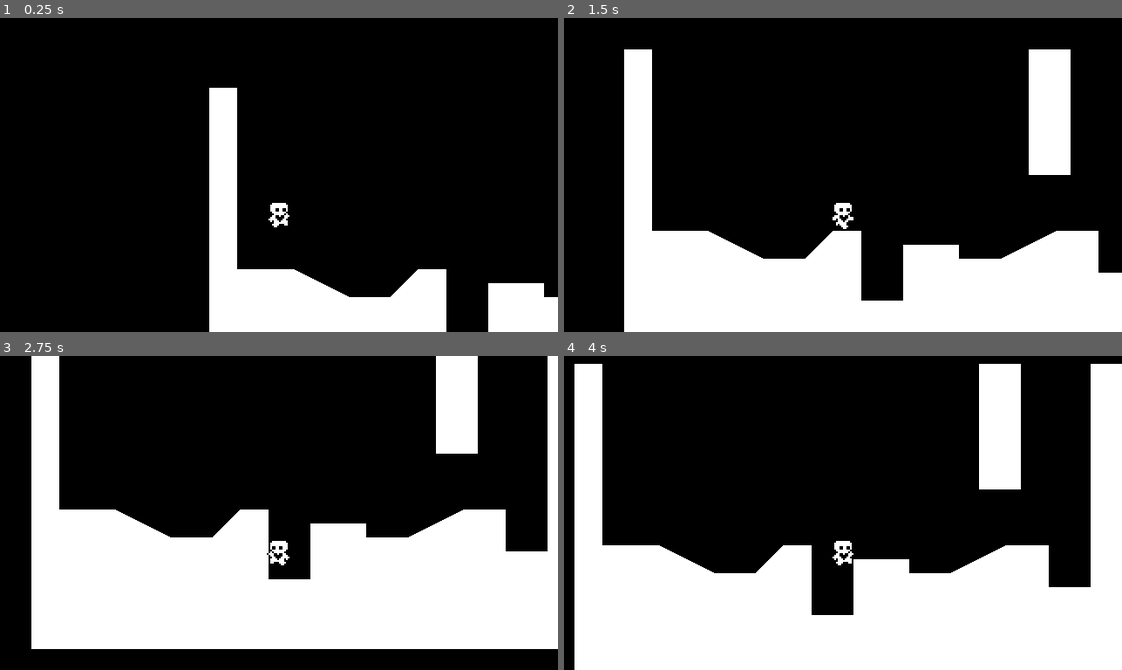
Above: before the commit, frames 1-4 (two rows, left to right).
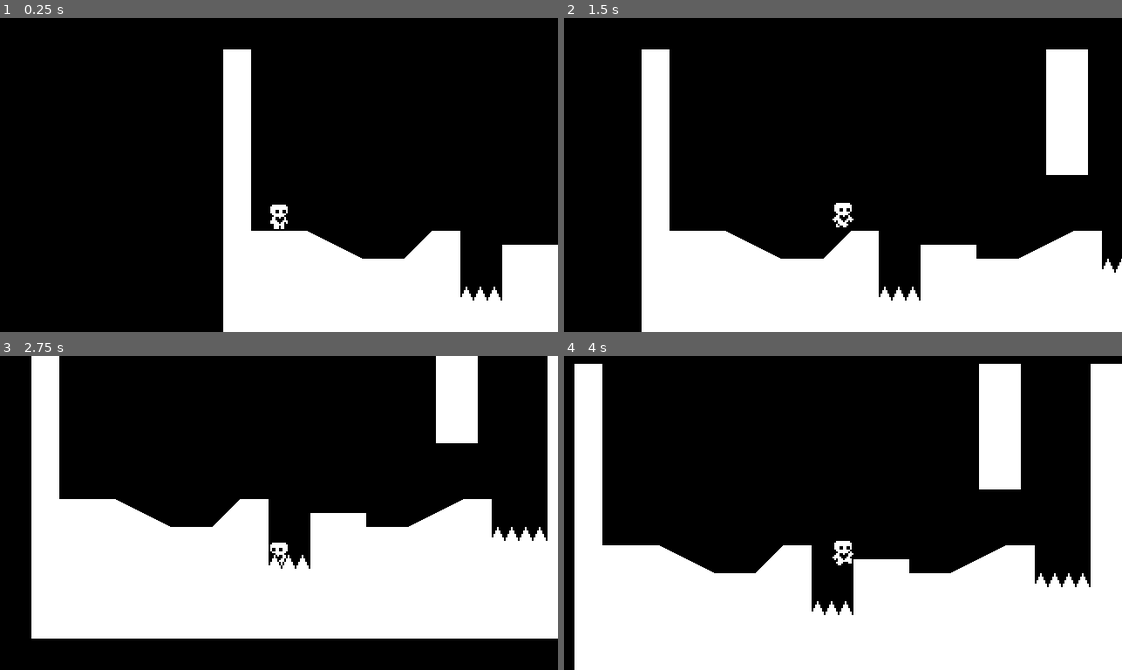
Above: after the commit, the same moments.

Repository: jadeng3/Heart-Platformer
Game: Godot game, scene res://world.tscn
The game is run twice, just before and just after one commit, with the same random seed, the same clock (stepped at 60 frames per second) and the same inputs.
Inputs:
- Up to frame 1 (0.25 s): no input
- Up to frame 2 (1.5 s): hold Right (ui_right) from 0.53 s (still down); tap Up (ui_up) at 0.77 s
- Up to frame 3 (2.75 s): tap Up (ui_up) at 1.52 s; release Right (ui_right) at 2.03 s; hold Left (ui_left) from 2.03 s (still down)
- Up to frame 4 (4 s): release Left (ui_left) at 2.78 s; hold Right (ui_right) from 2.78 s (still down); tap Up (ui_up) at 3.02, 3.77 s

The runs differ from the first frame. In frame 1, 11% of the frame differs, in the area x 37-100%, y 10-100%; in frame 2, 9.6%; in frame 3, 6.8%; in frame 4, 0.6%.

Commit message:
Progress check #5
towards end of video
collision on spike not working

Diff:
--- /dev/null
+++ b/hazard_area.tscn
@@ -0,0 +1,5 @@
+[gd_scene format=3 uid="uid://h5mtf6y36r2j"]
+
+[node name="HazardArea" type="Area2D"]
+collision_layer = 4
+collision_mask = 0
--- a/player.gd
+++ b/player.gd
@@ -44,7 +44,7 @@
 	if is_on_floor() or coyote_jump_timer.time_left > 0.0:
 		if Input.is_action_just_pressed("ui_up"):
 			velocity.y = movement_data.jump_velocity
-	if not is_on_floor():
+	elif not is_on_floor():
 		if Input.is_action_just_released("ui_up") and velocity.y < movement_data.jump_velocity / 2:
 			velocity.y = movement_data.jump_velocity / 2
 
@@ -79,3 +79,8 @@
 
 	if not is_on_floor():
 		animated_sprite_2d.play("jump")
+
+
+
+func _on_hazard_detector_area_entered(area):
+	queue_free()
--- a/player.tscn
+++ b/player.tscn
@@ -81,7 +81,11 @@
 [sub_resource type="RectangleShape2D" id="RectangleShape2D_xliqv"]
 size = Vector2(12, 17)
 
+[sub_resource type="RectangleShape2D" id="RectangleShape2D_4svxq"]
+size = Vector2(6, 12)
+
 [node name="Player" type="CharacterBody2D"]
+collision_layer = 2
 floor_constant_speed = true
 floor_snap_length = 3.0
 script = ExtResource("1_jlyem")
@@ -99,8 +103,19 @@
 shape = SubResource("RectangleShape2D_xliqv")
 
 [node name="CoyoteJumpTimer" type="Timer" parent="."]
-wait_time = 0.15
+wait_time = 0.1
 one_shot = true
 
 [node name="Camera2D" type="Camera2D" parent="."]
 position = Vector2(2.08165e-12, -32)
+
+[node name="HazardDetector" type="Area2D" parent="."]
+collision_layer = 0
+collision_mask = 4
+
+[node name="CollisionShape2D" type="CollisionShape2D" parent="HazardDetector"]
+visible = false
+position = Vector2(0, -7)
+shape = SubResource("RectangleShape2D_4svxq")
+
+[connection signal="area_entered" from="HazardDetector" to="." method="_on_hazard_detector_area_entered"]
--- a/project.godot
+++ b/project.godot
@@ -23,6 +23,12 @@
 window/size/window_height_override=720
 window/stretch/mode="canvas_items"
 
+[layer_names]
+
+2d_physics/layer_1="World"
+2d_physics/layer_2="Player"
+2d_physics/layer_3="Hazards"
+
 [rendering]
 
 textures/canvas_textures/default_texture_filter=0
--- /dev/null
+++ b/spikes.tscn
@@ -0,0 +1,18 @@
+[gd_scene load_steps=3 format=3 uid="uid://dto1sv6o6gicy"]
+
+[ext_resource type="Texture2D" uid="uid://bi7wte0jluggu" path="res://spikes.png" id="1_ie5bw"]
+[ext_resource type="PackedScene" uid="uid://h5mtf6y36r2j" path="res://hazard_area.tscn" id="2_fdnf0"]
+
+[node name="Spikes" type="Node2D"]
+
+[node name="Sprite2D" type="Sprite2D" parent="."]
+texture = ExtResource("1_ie5bw")
+
+[node name="HazardArea" parent="." instance=ExtResource("2_fdnf0")]
+
+[node name="CollisionPolygon2D" type="CollisionPolygon2D" parent="HazardArea"]
+polygon = PackedVector2Array(-8, 8, -5, 2, -4, 2, -1, 8)
+
+[node name="CollisionPolygon2D2" type="CollisionPolygon2D" parent="HazardArea"]
+position = Vector2(8, 0)
+polygon = PackedVector2Array(-8, 8, -5, 2, -4, 2, -1, 8)
--- a/world.tscn
+++ b/world.tscn
@@ -1,7 +1,8 @@
-[gd_scene load_steps=4 format=3 uid="uid://v4v340wh6la7"]
+[gd_scene load_steps=5 format=3 uid="uid://v4v340wh6la7"]
 
 [ext_resource type="Script" path="res://world.gd" id="1_eohc5"]
 [ext_resource type="PackedScene" uid="uid://cb1p43t6jdiid" path="res://player.tscn" id="2_xqtp1"]
+[ext_resource type="Texture2D" uid="uid://bi7wte0jluggu" path="res://spikes.png" id="3_d26m1"]
 
 [sub_resource type="RectangleShape2D" id="RectangleShape2D_lobgb"]
 size = Vector2(24, 72)
@@ -10,16 +11,18 @@
 script = ExtResource("1_eohc5")
 
 [node name="StaticBody2D" type="StaticBody2D" parent="."]
+collision_mask = 0
 
 [node name="CollisionPolygon2D" type="CollisionPolygon2D" parent="StaticBody2D"]
-polygon = PackedVector2Array(0, 0, 16, 0, 16, 104, 48, 104, 80, 120, 104, 120, 120, 104, 136, 104, 136, 144, 160, 144, 160, 112, 192, 112, 192, 120, 216, 120, 248, 104, 272, 104, 272, 128, 296, 128, 296, 0, 320, 0, 320, 176, 320, 184, 0, 184, 0, 176)
+polygon = PackedVector2Array(0, 0, 16, 0, 16, 104, 48, 104, 80, 120, 104, 120, 120, 104, 136, 104, 136, 144, 160, 144, 160, 112, 192, 112, 192, 120, 216, 120, 248, 104, 264, 104, 264, 128, 296, 128, 296, 0, 320, 0, 320, 176, 320, 184, 0, 184, 0, 176)
 
 [node name="Polygon2D" type="Polygon2D" parent="StaticBody2D/CollisionPolygon2D"]
 
 [node name="Player" parent="." instance=ExtResource("2_xqtp1")]
-position = Vector2(40, 56)
+position = Vector2(32, 104)
 
 [node name="StaticBody2D2" type="StaticBody2D" parent="."]
+collision_mask = 0
 
 [node name="CollisionShape2D" type="CollisionShape2D" parent="StaticBody2D2"]
 position = Vector2(244, 36)
@@ -29,3 +32,19 @@
 offset_left = 232.0
 offset_right = 256.0
 offset_bottom = 72.0
+
+[node name="Spikes" type="Sprite2D" parent="."]
+position = Vector2(152, 136)
+texture = ExtResource("3_d26m1")
+
+[node name="Spikes2" type="Sprite2D" parent="."]
+position = Vector2(144, 136)
+texture = ExtResource("3_d26m1")
+
+[node name="Spikes3" type="Sprite2D" parent="."]
+position = Vector2(272, 120)
+texture = ExtResource("3_d26m1")
+
+[node name="Spikes4" type="Sprite2D" parent="."]
+position = Vector2(288, 120)
+texture = ExtResource("3_d26m1")
Not shown: 1 places in player.tscn that only renumber resources
Binary file added: spikes.png
Not shown, added: spikes.png.import
